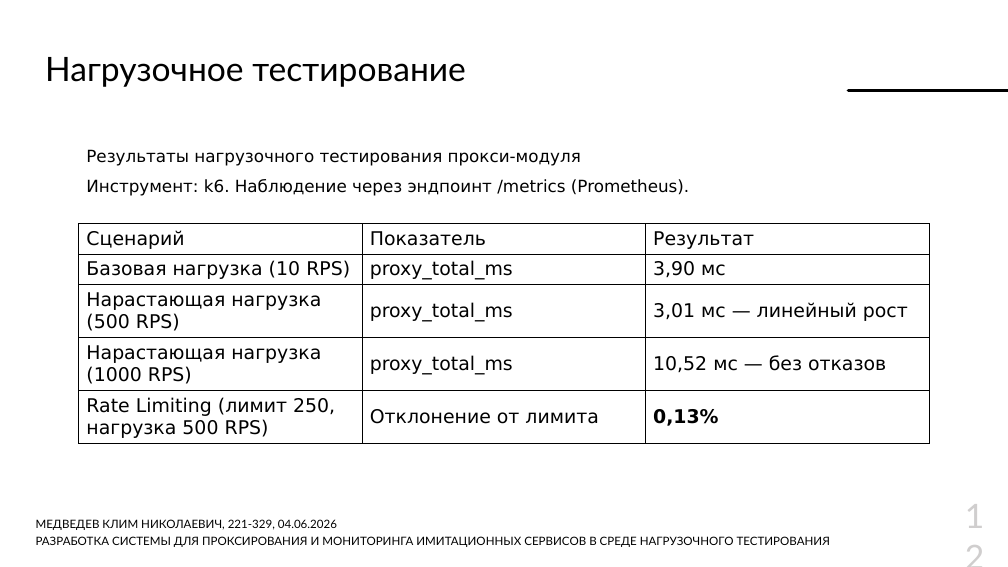
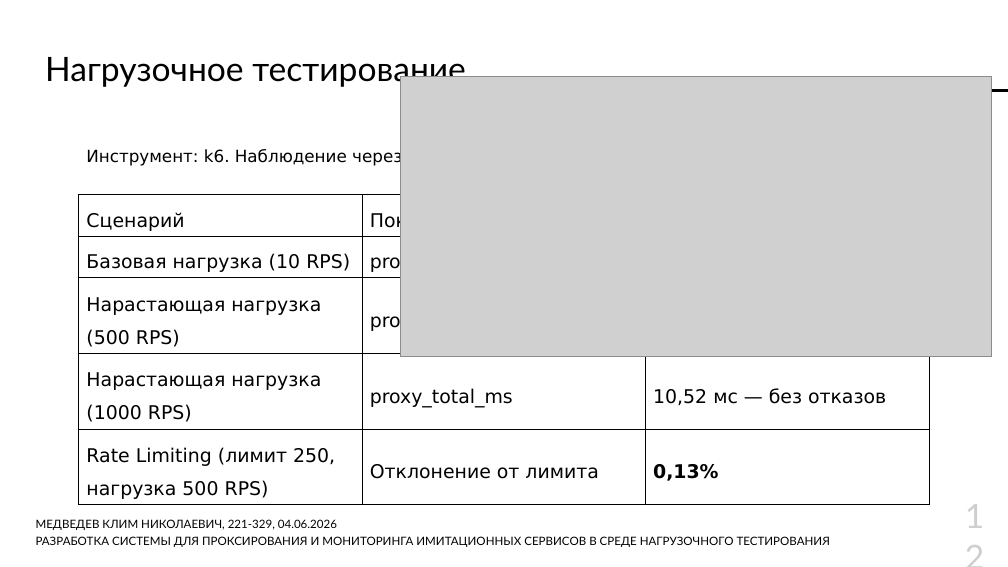
Before and after one commit to Lamardo43/educ-thesis, a slide deck: slide 12 of Thesis/docs/Презентация.pptx. Drawn at 1008x567 pixels with LibreOffice and Linux fonts; fonts in the diff are those of the drawing; grey boxes stand for pictures; background and template pictures are left out. Boxes give left, top, right and bottom in pixels: in the first picture for what was removed or moved away, otherwise in the second. Text is boxed around its words. In the diff, an @@ line names an element or a change of style, - is before the commit and + after.

```diff
--- a/Thesis/docs/Презентация.pptx
+++ b/Thesis/docs/Презентация.pptx
@@ picture added at [400, 76, 991, 356] @@
@@ text at [86, 149, 581, 166]: paragraph removed @@
-Результаты нагрузочного тестирования прокси-модуля
@@ table at [79, 194, 929, 503] @@
@@ line spacing 1 to 1.5 @@
@@ table: place and size @@
-table at [79, 224, 929, 443]
+table at [79, 194, 929, 503]
```
Also in this commit, not shown: 10 other slides changed, 12 other files.
